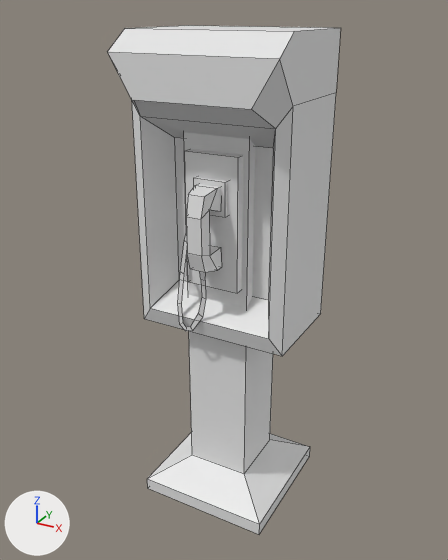
Before and after pictures for a commit that changed the FBX model Assets/Models/streetPhone.fbx.
Before and after are seen from a 50 mm lens placed at (2.6, -4.89, 4.78), pointed at (-0.07, -0.05, 2.36). Lighting does not change. The marker at lower left points along +X, +Y and +Z. Mesh edges are drawn as thin lines.
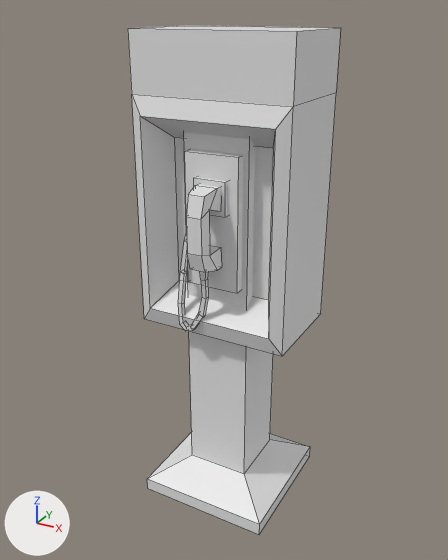
The newer file is also turned or shifted as a whole; pictures and numbers use the older file's frame.

Pixel boxes [x1, y1, x2, y2] of what changed, in the pictures (448 x 560 px):
'Cube.001', reshaped (9% narrower): before [108, 25, 341, 534]; after [128, 26, 341, 534]
part 1 of me_cube_000, built on: before [108, 25, 341, 129]; after [128, 26, 341, 329]

The edits, one by one:
me_cube_000 is used by ob_cube_001; location (0.0, 0.0, 0.0).
me_cube_000 had 102 vertices, 72 faces and spanned x -0.75..0.75, y -0.74..0.67, z 0.0..4.62.
me_cube_000 now has 120 vertices, 108 faces and spans x -0.75..0.75, y -0.7..0.67, z 0.0..4.62.
Part 1, on me_cube_000:
6 vertices are removed from x -0.75..0.75, y -0.74..-0.49, z 4.1..4.62.
8 faces are deleted.
6 vertices are added at (-0.26, -0.47, 2.25), (-0.3, -0.47, 2.25), (-0.26, -0.42, 2.53), (-0.3, -0.42, 2.55), (-0.75, -0.46, 4.62), (0.75, -0.46, 4.62).
18 new vertices lie (0.0, 0.05, 0.0) away from vertices in x -0.29..0.04, y -0.56..-0.4, z 1.98..3.04.
43 new faces join them.
